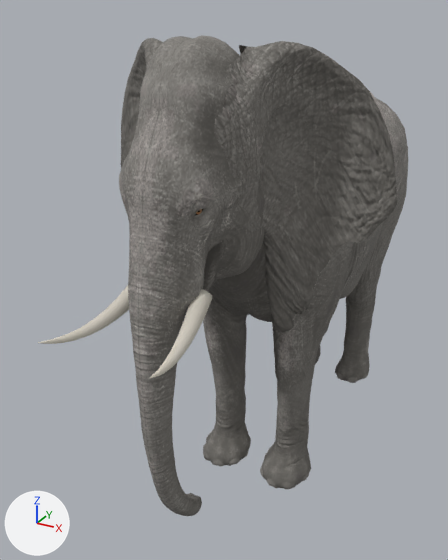
The glTF model assets/animals/elephant_female.glb as it was, and as the next commit left it.
One viewpoint serves both versions: a 50 mm lens placed at (1.44, -3.87, 2.89), pointed at (-0.29, -0.72, 1.31). The lights are fixed; the arrows at lower left show +X, +Y and +Z. The picture after the commit comes second. Vertices at exactly the same position are counted once.

Before the edit, the objects in view are built like this:
```python
me_elephant_female = bpy.data.meshes.new('elephant_female')
me_elephant_female.from_pydata(...)  # 8480 vertices, 16801 faces; spans x -0.8..0.8, y -2.3..1.25, z 0.0..2.78
me_elephant_female.materials.append(mat_elephant_female)
ob_elephant_female = bpy.data.objects.new('elephant_female', me_elephant_female)
ob_elephant_female.location = (0.0, 0.0, 0.0)
```
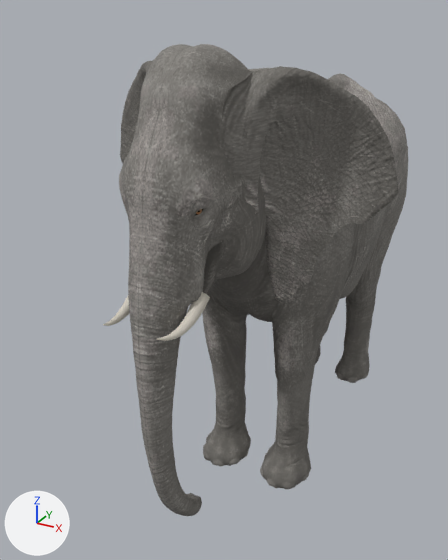
Edits to the scene script, one JSON object a line:
```json
{"block": "me_elephant_female", "where": "# used by ob_elephant_female; location = (0.0, 0.0, 0.0)"}
{"op": "remove", "block": "me_elephant_female", "code": "me_elephant_female.from_pydata(...)  # 8480 vertices, 16801 faces; spans x -0.8..0.8, y -2.3..1.25, z 0.0..2.78"}
{"op": "add", "block": "me_elephant_female", "code": "me_elephant_female.from_pydata(...)  # 8480 vertices, 16801 faces; spans x -0.8..0.8, y -2.05..1.25, z 0.0..2.75"}
{"block": "me_elephant_female", "change": "me_elephant_female part 1: the loose piece of 306 vertices spanning x -0.29..-0.13, y -2.3..-1.7, z 1.57..1.75 is multiplied about its middle by the matrix ((0.74, -0.204, 0.073), (0.1, 0.557, -0.053), (0.042, 0.016, 0.748)), then moved by (0.06, 0.12, 0.01)"}
{"block": "me_elephant_female", "change": "me_elephant_female part 2: the loose piece of 306 vertices spanning x 0.11..0.27, y -2.3..-1.7, z 1.58..1.76 is multiplied about its middle by the matrix ((0.74, 0.204, -0.073), (-0.1, 0.557, -0.053), (-0.042, 0.016, 0.748)), then moved by (-0.06, 0.12, 0.01)"}
{"block": "me_elephant_female", "change": "me_elephant_female part 3: 1595 of 8480 vertices moved; they spanned x -0.8..0.8, y -1.75..-1.03, z 1.33..2.78 and now span x -0.8..0.8, y -1.74..-1.03, z 1.5..2.75; mean shift (0.0, 0.0, 0.03); largest move (0.33, -1.21, 1.33) -> (0.33, -1.21, 1.5)"}
```

Where the change shows, as pixel boxes [x1, y1, x2, y2] in the pictures (448 x 560 px; the box of a moved part takes in the faces that stretch with it):
```json
{"object": "elephant_female", "change": "reshaped", "before": [38, 35, 408, 516], "after": [103, 44, 408, 516], "on screen": "18% narrower"}
{"part": 1, "of": "me_elephant_female", "change": "moved or reshaped", "before": [38, 285, 129, 344], "after": [103, 296, 129, 326]}
{"part": 2, "of": "me_elephant_female", "change": "moved or reshaped", "before": [150, 289, 212, 378], "after": [157, 292, 210, 341]}
{"part": 3, "of": "me_elephant_female", "change": "moved or reshaped", "before": [121, 35, 397, 332], "after": [120, 44, 398, 304]}
```
